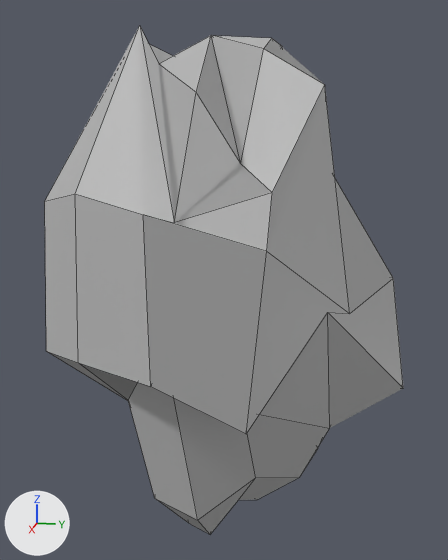
The FBX model src/InMemorian/Assets/models/piedra3.fbx as it was, and as the next commit left it.
Rendered twice from a 50 mm camera at (0.651, 0.133, 0.338) aimed at (-0.01, 0.001, 0.172). Every picture has the same lights, and +X, +Y and +Z are marked at lower left. Mesh edges are drawn as thin lines. Where no turn or scale is listed for an object, it has been applied to the vertices.
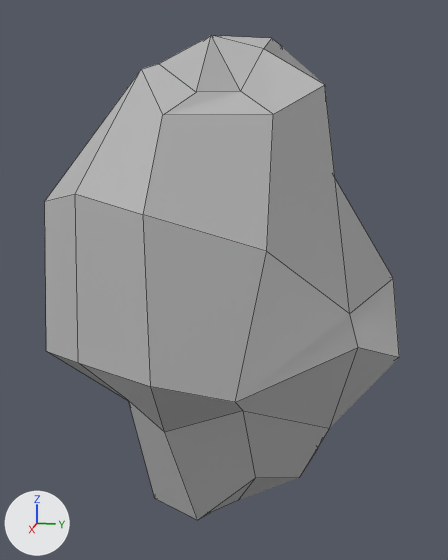
What differs and where, as boxes (x1, y1, x2, y2) in the pictures (448 x 560 px; the box of a moved part takes in the faces that stretch with it):
'pSphere1', reshaped
    before: (45, 26, 403, 534)
    after: (45, 35, 399, 520)
part 1 of me_mesh, moved or reshaped
    before: (45, 26, 403, 534)
    after: (45, 36, 399, 520)

The edits, one by one:
me_mesh has 65 vertices, 72 faces and spans x -0.226..0.208, y -0.189..0.207, z -0.282..0.254.
me_mesh is used by ob_psphere1; location (0.0, 0.0, 0.175).
Part 1, on me_mesh:
Vertex 1 of me_mesh moves from (0.011, 0.045, -0.26) at pixel (257, 499) to (0.011, 0.045, -0.235).
Vertex 2 of me_mesh moves from (-0.033, 0.039, -0.282) to (-0.033, 0.039, -0.258).
Vertex 6 of me_mesh moves from (0.011, -0.045, -0.237) to (0.011, -0.045, -0.224).
Vertex 7 of me_mesh moves from (0.049, -0.029, -0.275) at pixel (188, 522) to (0.049, -0.029, -0.248).
Vertex 8 of me_mesh moves from (0.064, 0.0, -0.275) at pixel (210, 534) to (0.064, 0.0, -0.248) at pixel (210, 512).
Vertex 26 of me_mesh moves from (0.169, -0.017, -0.012) to (0.169, -0.017, -0.099) at pixel (164, 432).
Vertex 27 of me_mesh moves from (0.16, 0.055, -0.098) at pixel (246, 434) to (0.191, 0.051, -0.055) at pixel (235, 402).
Vertex 28 of me_mesh moves from (0.081, 0.119, -0.006) at pixel (327, 312) to (0.059, 0.149, -0.047) at pixel (358, 347).
Vertex 29 of me_mesh moves from (-0.055, 0.207, -0.134) at pixel (403, 388) to (-0.014, 0.196, -0.082) at pixel (399, 357).
Vertex 30 of me_mesh moves from (-0.17, 0.1, -0.031) to (-0.17, 0.1, -0.062).
Vertex 45 of me_mesh moves from (0.104, 0.067, 0.107) at pixel (272, 192) to (0.104, 0.067, 0.174) at pixel (273, 114).
Vertex 51 of me_mesh moves from (0.021, -0.083, 0.25) to (0.021, -0.083, 0.213) at pixel (136, 75).
Vertex 52 of me_mesh moves from (0.092, -0.054, 0.25) at pixel (139, 25) to (0.092, -0.054, 0.213) at pixel (141, 69).
Vertex 53 of me_mesh moves from (0.152, -0.009, 0.085) at pixel (174, 222) to (0.134, -0.022, 0.173) at pixel (162, 115).
Vertex 54 of me_mesh moves from (0.05, 0.029, 0.129) at pixel (240, 163) to (0.05, 0.029, 0.195) at pixel (240, 91).
Vertex 60 of me_mesh moves from (0.008, -0.055, 0.15) to (0.008, -0.055, 0.22).
